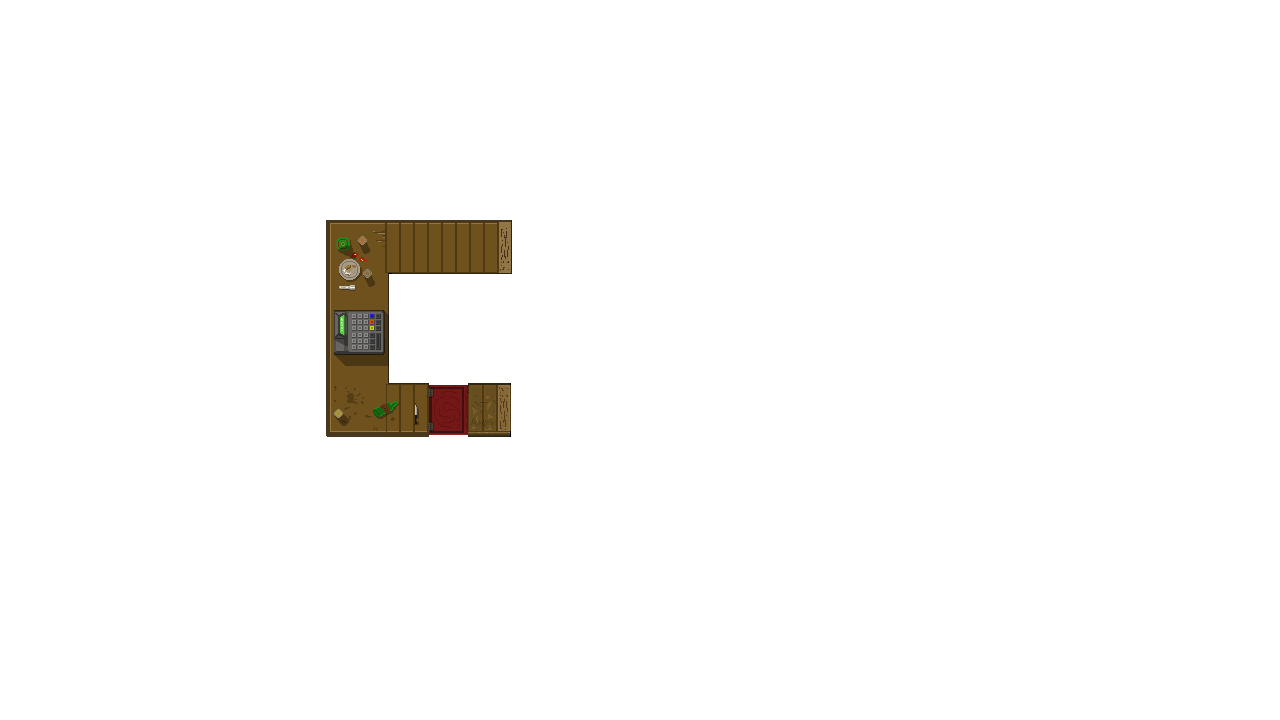
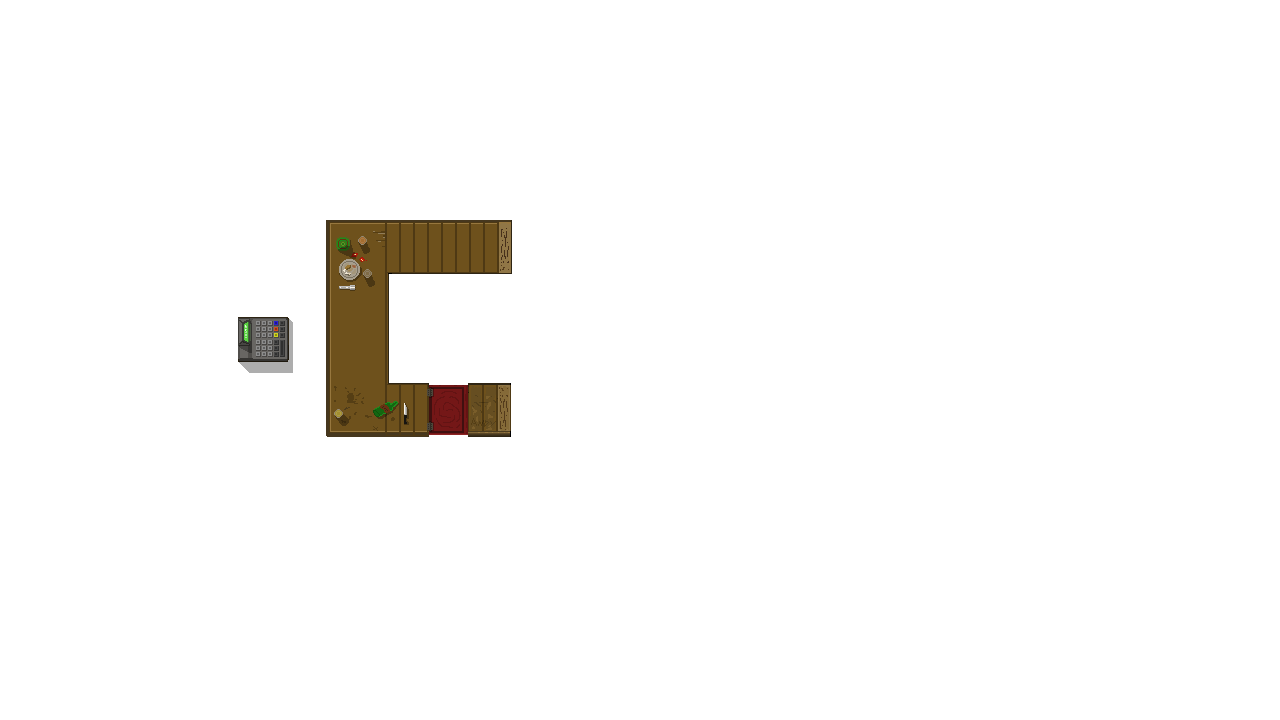
Layer changes from the first 1280x720 image to the second:
added layer "Registradora" above "Capa 2" over 238, 317, 293, 373
painted on "Capa 2" over 335, 311, 419, 425
painted on "Capa 5 copia 2" over 427, 389, 428, 431
painted on "Capa 5" over 385, 383, 387, 432
painted on "Capa 3" over 334, 273, 417, 424
